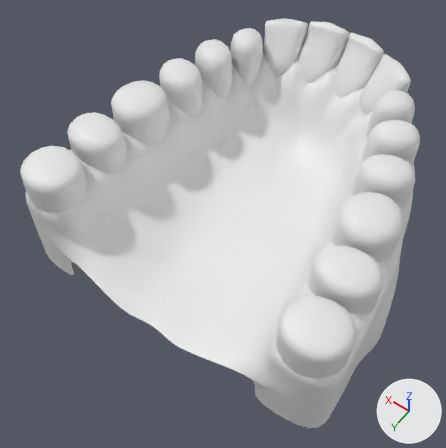
Two versions of the Blender file humanMale.blend, one commit apart.
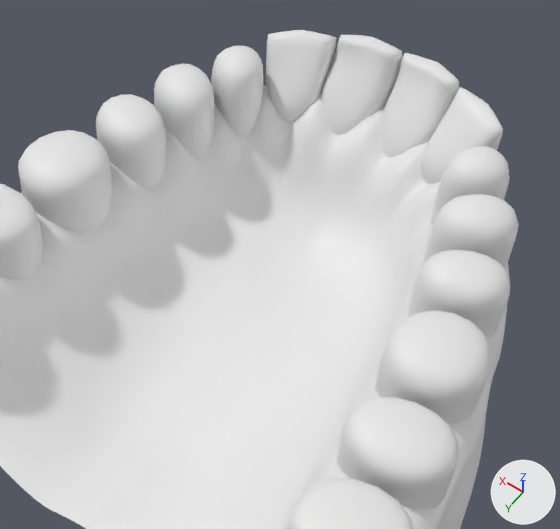
Each version appears first whole from a 50 mm camera at (-0.666, 0.654, 1.413) aimed at (0.024, -0.311, -0.103), and next in a close-up on the part from 22% to 100% of the width and 0% to 73% of the height. The axes (+X, +Y, +Z) are drawn at lower right. The lights are the same throughout.
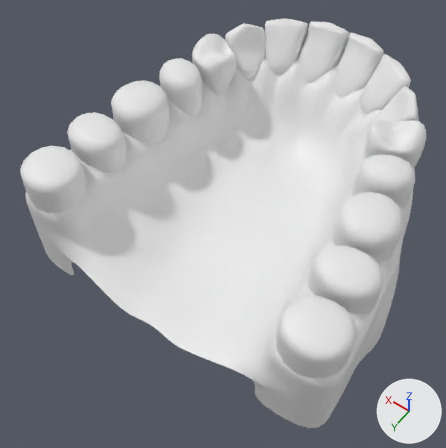
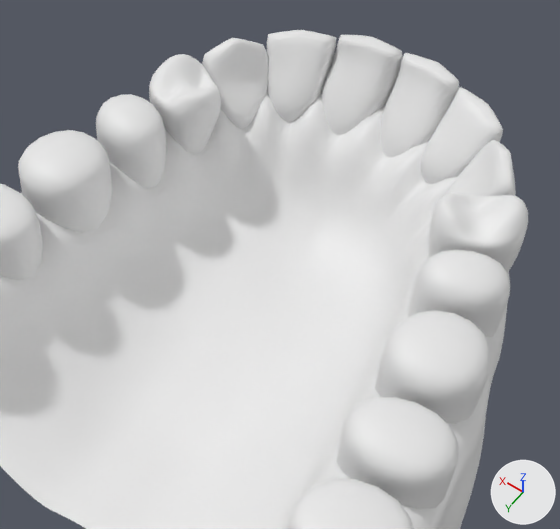
Where the change shows, as pixel boxes [x1, y1, x2, y2] in the close-ups (560 x 529 px):
'Cylinder', reshaped
    before: [0, 30, 519, 529]
    after: [0, 30, 528, 529]
part 1 of me_cylinder_004, rebuilt (12% shorter)
    before: [211, 46, 509, 225]
    after: [202, 38, 516, 196]
part 2 of me_cylinder_004, built on
    before: [154, 64, 519, 269]
    after: [149, 54, 528, 273]

Edits to the bpy script that builds the scene:
```text
Change me_cylinder_004:
    used by ob_cylinder; location = (0.0, 0.0, 0.0)
    remove me_cylinder_004.from_pydata(...)  # 321 vertices, 270 faces; spans x -0.003..0.549, y -1.01..0.084, z -0.266..0.23
    add me_cylinder_004.from_pydata(...)  # 379 vertices, 324 faces; spans x -0.003..0.549, y -1.01..0.084, z -0.266..0.231
    me_cylinder_004 part 1: the loose piece of 12 vertices spanning x 0.189..0.36, y -0.88..-0.693, z 0.023..0.23 is rebuilt with 33 vertices and now spans x 0.209..0.355, y -0.883..-0.725, z 0.021..0.23
    me_cylinder_004 part 2
    11 vertices are removed from x 0.229..0.421, y -0.776..-0.587, z 0.023..0.22
    9 faces are deleted
    48 vertices are added at x 0.229..0.407, y -0.786..-0.599, z 0.023..0.231
    44 new faces join them
```
